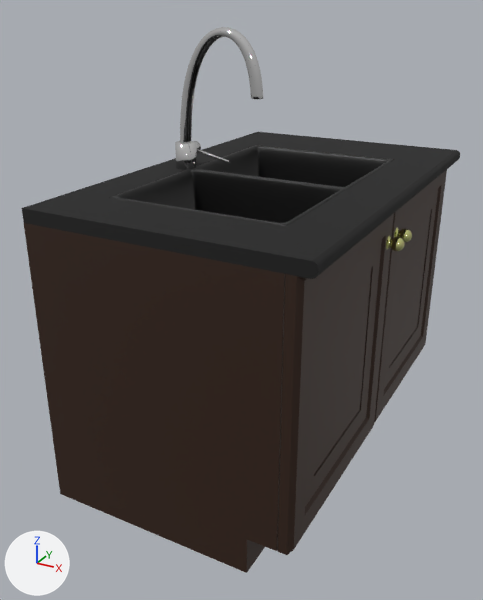
The FBX model Meshes/Cabinet_Sink.fbx: old version first, new version second.
One viewpoint serves both versions: a camera (50 mm lens) standing at (0.693, -0.66, 0.713) and looking at (-0.036, 0.665, 0.05). Arrows for +X, +Y and +Z are at lower left; the lights stay in place.

In view in the first picture: 'Cabinet.001', 'Cabinet.004', 'Door_Left.001', 'Door_Left.002', 'Sink'.
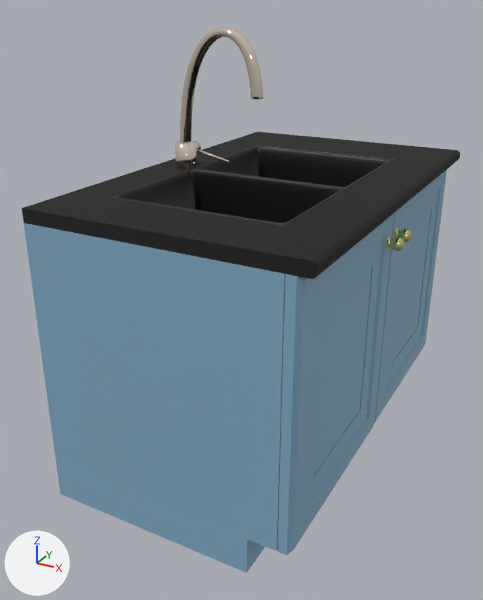
The newer file is also turned or shifted as a whole; pictures and numbers use the older file's frame.

Boxes [x1, y1, x2, y2] around the edits, measured in the pictures (483 x 600 px):
'Cabinet.001', recoloured (brown to blue)
    both: [23, 141, 449, 573]
'Door_Left.002', recoloured
    both: [278, 213, 404, 555]
'Door_Left.001', recoloured
    both: [374, 170, 447, 422]
'Cabinet.004', recoloured
    both: [180, 27, 263, 143]

What the commit changed:
Material 'Kaappi' (mat_kaappi) changes colour from brown #311a0b to blue #83abc4; in linear values from (0.0306, 0.0106, 0.00328) to (0.227, 0.407, 0.552).
